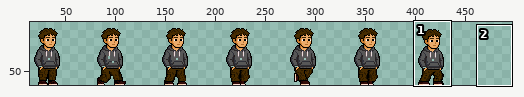
Pixel-art file: assets/sprites/rightwalk.aseprite. Above: a wide view before the commit, with the close-up outlined.
Close-up. First the earlier version:
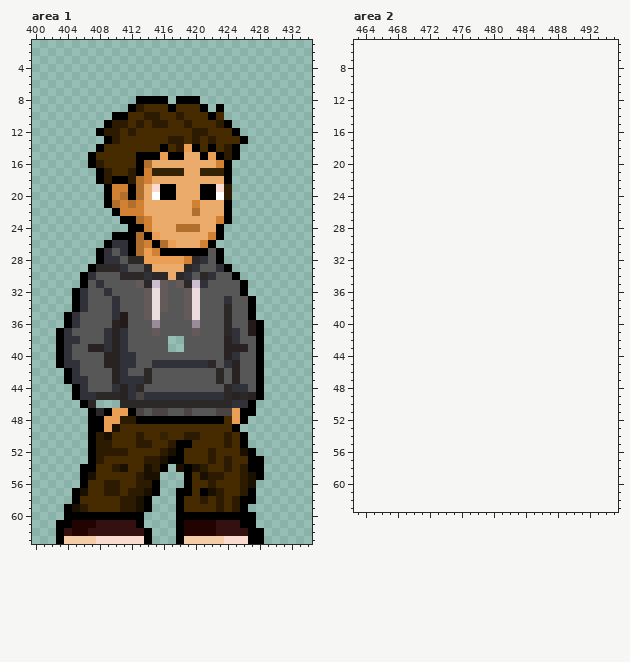
448x64 pixels, 1 frame. Colours within 5 levels of each other are drawn and written as one. Shown: area 1: x 400..434, y 1..63; area 2: x 463..495, y 5..63. The old version is drawn lined up with the new one, on the new canvas. The wide view leaves out empty margins.
And afterwards:
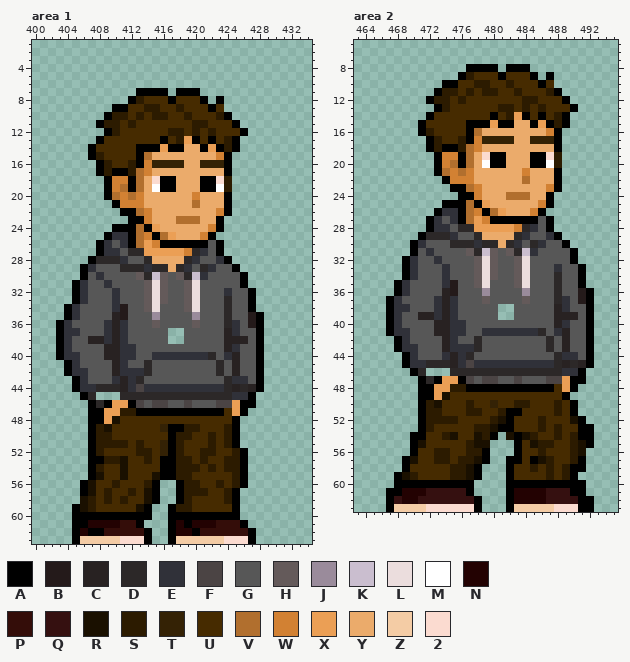
Palette (. is transparent): A #000000  B #241a1a  C #282222  D #2c2828  E #303139  F #4b4444  G #575757  H #645a5a  J #9a8b9b  K #cabecf  L #ebdddd  M #ffffff  N #230202  P #340d09  Q #351010  R #1a1000  S #2c1b00  T #342205  U #462b00  V #b16f2e  W #d28133  X #eb9f55  Y #ebab6b  Z #f4cca5  2 #fbdbd0
The edit:
canvas 448x64 -> 512x64
Changed rows in their new state; - is an unchanged pixel.
Area 1:
first column x 403:
 7 ----------AAAA-AAA--------
 8 ---------ASUUUAUUUA-A-----
 9 -------AAUUSS-US--UAU-----
10 ------ASS-SU-S-US--USA----
11 -----AS-USU-UU--USS-UUA---
12 -----.A--U----SS--US--UA--
13 -----AUU-----AU-XA-A-SA.--
14 ----AU----AAAXAAYYAXA-----
15 -----S-----VYYYY--YYWA.---
16 ----.AS--S-WTTTT--TTT-----
17 -------AA-V-YYYY--YYY-----
18 -----.AWWA-Y2AA---AA2S----
19 --------V---M-------M-----
20 -------VWVW-YYY--WYYYA----
21 ------.A-W-------V--------
22 -------.AAVW-----Y--W-----
23 --------.-A----VVV--A.----
24 -------AA-VAX--YYY-W------
25 ------AEE--WAVX---WA.-----
26 -----AEG---XWAAAAAAGA-----
27 -------EGDD-XXXXWDE-------
28 ----ADDDEGGDYYYYDEG-EA----
29 ---AEGGGDDDEDD-DEGDEGGA---
30 ----GE--GGHDKHGHDKEG--GA--
31 --AE-GE---GHL--GHLG-------
32 ------GE-------------E-GA-
33 ---------------------D----
34 -AEG----B----G------------
35 -------C---GJ---GJ------BA
36 AEG---E-E---H----H----E---
37 --E---------G-..-G---C--G-
38 --G-CC----------------CC--
39 ----GGC--E----GG------EG--
40 --E---------EEEEEEED-EC---
41 .A----G--G-DGGGGGGGGDG----
42 ---E-----EE---------------
43 -.A----EC-DG--------GDEE--
44 ----EDDD--FEEEEEEEEEE-CDC-
45 --.AD...DDDDDDDDDDDDD-EEA.
46 ---.ADAXXAFGFFGGFGGGFFXA--
47 -----AX-SSAAAAAAAAAAAU--.-
48 -------RUUUUUUUUUUUUU-A.--
49 -----SRU-----TAASS---S----
50 ------S---U--UAS-U-S--A.--
51 -------SS--U-TASU--S--A.--
52 ------UUU-SS-TAS--S---SA.-
53 -----ASSR---UA-SS-SU--SA..
54 ---.-S-U---UU-ASSSUS--SA..
55 ---.AR--R-UU-AASS-UUU-SA..
56 ----R-U---U----ASS-US-SA.-
57 --.AR--U--U-----SSSUUSA..-
58 --.RS-S--UURA---S-U-USA..-
59 -.ARS---UU----ASS---U-A.--
60 -.---------A--A--------..-
61 ..AA-NNNPP----ANA---PPP-.-
62 ..A-AAPPPPP---AN-APPPPPP-.
63 ..A--ZZZ------AZ---------.
Area 2:
first column x 467:
 8 ----------AAAA-AAA--------
 9 ---------ASUUUAUUUA-A-----
10 -------AAUUSSUUSUUUAU-----
11 ------ASSUSUSSUUSUUUSA----
12 -----ASSUSUUUUUUUSSUUUA---
13 ------ASUUUUUUSSUSUSUUUA--
14 -----AUUUUUUUAUSXAUAUSA---
15 ----AUUUUUAAAXAAYYAXASA---
16 ----ASUUUUAVYYYYYYYYWA----
17 -----ASUUSAWTTTTYYTTTA----
18 -----ASAASVWYYYYYYYYYA----
19 ------AWWAVY2AAYYYAA2S----
20 ------AWVAVYMAAYYYAAMS----
21 ------AVWVWYYYYYYWYYYA----
22 -------AWWWYYYYYYVYYYA----
23 --------AAVWYYYYYYYYWA----
24 ---------AAWYYYVVVYYA-----
25 -------AAAVAXYYYYYYWA-----
26 ------AEEAVWAVXYYYWA------
27 -----AEGEAVXWAAAAAAGA-----
28 -----AEEGDDXXXXXWDEGA-----
29 ----ADDDEGGDYYYYDEGGEA----
30 ---AEGGGDDDEDDYDEGDEGGA---
31 ---AGEGGGGHDKHGHDKEGGGGA--
32 --AEGGEGGGGHLHGGHLGGGGGA--
33 --AEGGGEGGGHLHGGHLGGGEGGA-
34 --AEGGGEGGGHLHGGHLGGGDGGA-
35 -AEGGGGEBGGHLGGGHLGGGDGGA-
36 -AEGGGGCBGGGJGGGGJGGGDGGBA
37 AEGGGGECEGGGHGGGGHGGGDEGBA
38 AEEGGGECEGGGGG--GGGGGCEGGA
39 AEGGCCECEGGGGG--GGGGGCCCGA
40 AEGGGGCCEEGGGGGGGGGGGCEGGA
41 AEEGGGCCEEGGEEEEEEEDGECGGA
42 -AEGGGGCEGGDGGGGGGGGDGCGGA
43 -AEEGGGCEEEDGGGGGGGGDGCGGA
44 --AEGGGECEDGGGGGGGGGGDEEGA
45 --AEEDDDCEFEEEEEEEEEEDCDCA
46 ---AD---DDDDDDDDDDDDDDEEA-
47 ----ADAXXAFGFFGGFGGGFFXAA-
48 ----AAXXSSAAAAAAAAAAAUXA--
49 ----AAXRUUUUUUUUUUUUUUA---
50 ----ASRUUUSUUTUUSSUUUSUA--
51 ----ASSUUUSSUUSAAUUUUSUA--
52 ----ASSSSUUUUSRAUUUSUUURA-
53 ----ASUUUUUSSRAAUUUSUSUUAA
54 ---AAUUSRUURSA-RARSUUSUSAA
55 ---ARUUUUUSRR---AURSSUUSRA
56 ---AUUSSUUSSA---AUUSUUUSR-
57 --ARUUSSUSSRA--AAUARSUUSA-
58 --AUUUUUSSRA---AUUSUSUSAA-
59 -ARSUUUUSSRA---AUUUUSUSA--
60 -AAAAAAAAAA----AAAAAAAAAA-
61 AANNNQQQQQA----ANNNNQQQAA-
62 AQNNQQQQQQQA---ANNNNQQQQAA
63 AZZZZ222222A---AZZZZZ222AA
Boxes around the changes in both close-ups, in picture pixels (x1, y1, x2, y2):
changed: (56, 88, 264, 544)
added: (386, 64, 594, 512)
